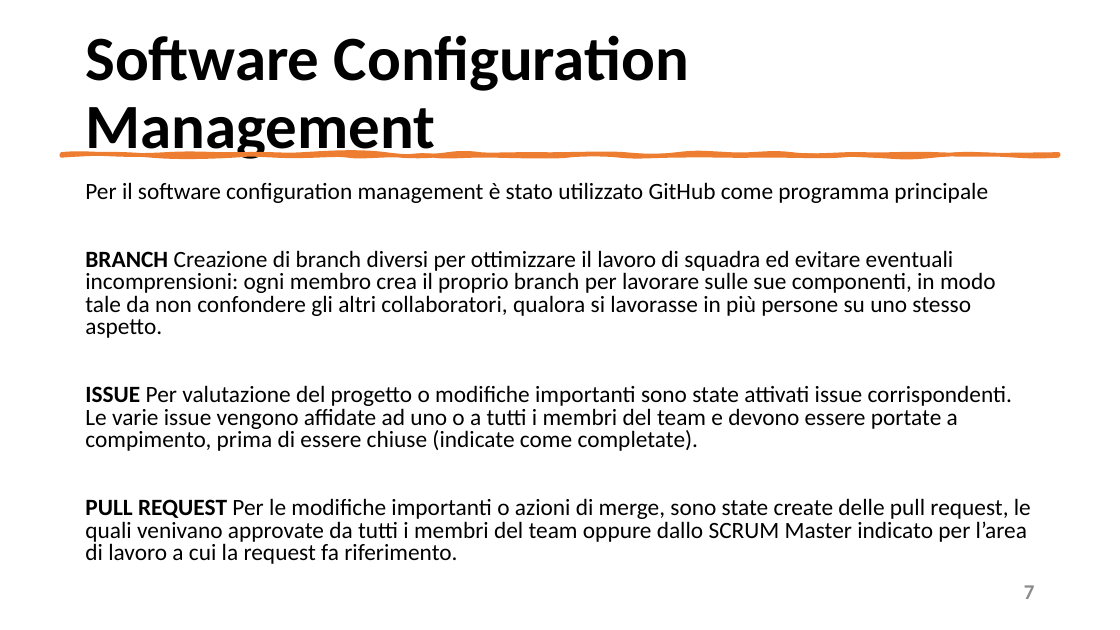
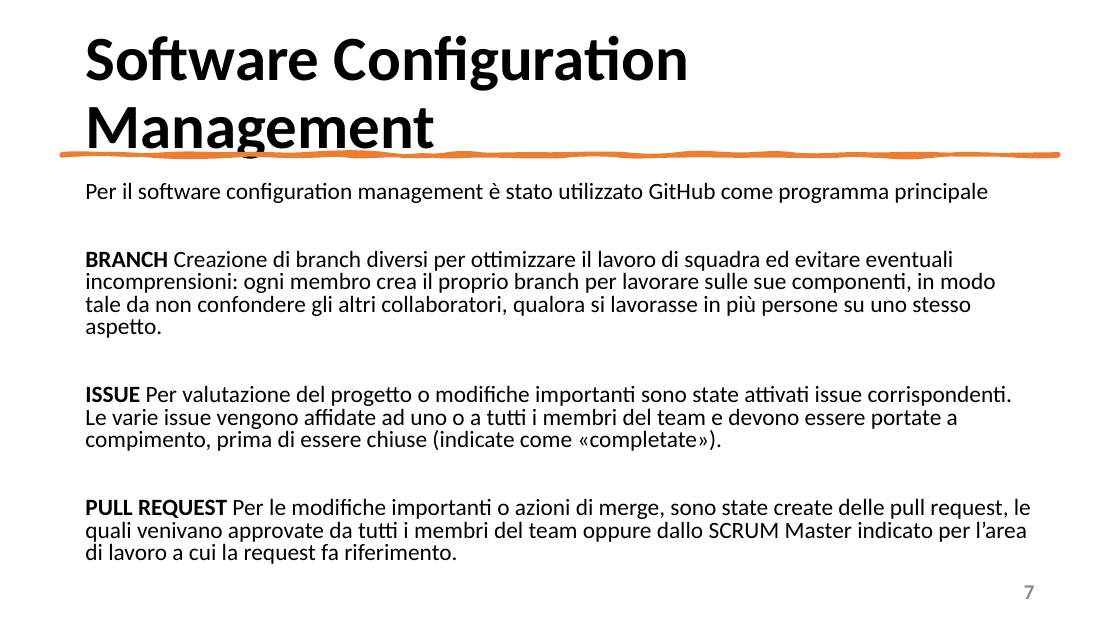
Before and after one commit to mangilimatteo/Progetto_Ingegneria_Software_Cattaneo_Mangili_Saini, a slide deck: slide 7 of Presentazione/Presentazione_Progetto.pptx. Drawn at 1120x630 pixels with LibreOffice and Linux fonts; fonts in the diff are those of the drawing. Boxes give left, top, right and bottom in pixels: in the first picture for what was removed or moved away, otherwise in the second. Text is boxed around its words. In the diff, an @@ line names an element or a change of style, - is before the commit and + after.

Commit message:
Update Presentazione Progetto
Correzione errori e battitura

```diff
--- a/Presentazione/Presentazione_Progetto.pptx
+++ b/Presentazione/Presentazione_Progetto.pptx
@@ text at [85, 385, 1012, 451]: text changed @@
-ISSUE Per valutazione del progetto o modifiche importanti sono state attivati issue corrispondenti. Le varie issue vengono affidate ad uno o a tutti i membri del team e devono essere portate a compimento, prima di essere chiuse (indicate come completate).
+ISSUE Per valutazione del progetto o modifiche importanti sono state attivati issue corrispondenti. Le varie issue vengono affidate ad uno o a tutti i membri del team e devono essere portate a compimento, prima di essere chiuse (indicate come «completate»).
```
Also in this commit, not shown: 7 other slides changed.
